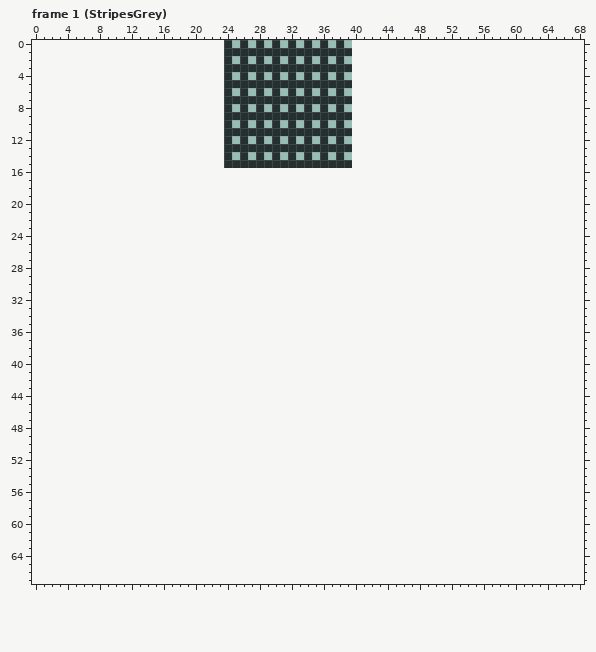
File history of a pixel-art file, src/demo/assets/atlas/tile.aseprite. That is the earlier state.
16x16 pixels, 3 frames. Shown: frame 1 (StripesGrey): x 0..68, y 0..67. The old version is drawn lined up with the new one, on the new canvas. The commit also changed other frames, which this record leaves out.
New version:
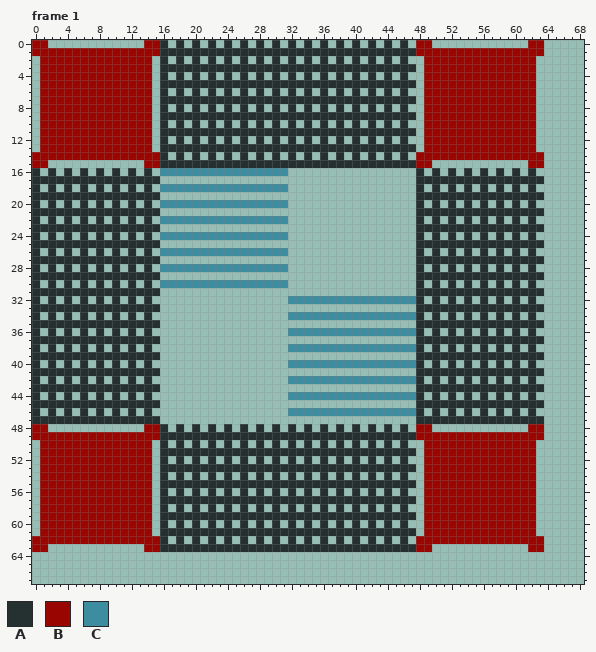
Palette (. is transparent): A #253130  B #990500  C #3d8da1
Difference:
canvas 16x16 -> 128x128, the old top-left corner now at 24,0
Changed rows in their new state; - is an unchanged pixel.
Frame 1:
first column x 0:
 0 BB------------BBA-A-A-A-----------------A-A-A-A-BB------------BB
 1 BBBBBBBBBBBBBBBBAAAAAAAA----------------AAAAAAAABBBBBBBBBBBBBBBB
 2 -BBBBBBBBBBBBBB-A-A-A-A-----------------A-A-A-A--BBBBBBBBBBBBBB-
 3 -BBBBBBBBBBBBBB-AAAAAAAA----------------AAAAAAAA-BBBBBBBBBBBBBB-
 4 -BBBBBBBBBBBBBB-A-A-A-A-----------------A-A-A-A--BBBBBBBBBBBBBB-
 5 -BBBBBBBBBBBBBB-AAAAAAAA----------------AAAAAAAA-BBBBBBBBBBBBBB-
 6 -BBBBBBBBBBBBBB-A-A-A-A-----------------A-A-A-A--BBBBBBBBBBBBBB-
 7 -BBBBBBBBBBBBBB-AAAAAAAA----------------AAAAAAAA-BBBBBBBBBBBBBB-
 8 -BBBBBBBBBBBBBB-A-A-A-A-----------------A-A-A-A--BBBBBBBBBBBBBB-
 9 -BBBBBBBBBBBBBB-AAAAAAAA----------------AAAAAAAA-BBBBBBBBBBBBBB-
10 -BBBBBBBBBBBBBB-A-A-A-A-----------------A-A-A-A--BBBBBBBBBBBBBB-
11 -BBBBBBBBBBBBBB-AAAAAAAA----------------AAAAAAAA-BBBBBBBBBBBBBB-
12 -BBBBBBBBBBBBBB-A-A-A-A-----------------A-A-A-A--BBBBBBBBBBBBBB-
13 -BBBBBBBBBBBBBB-AAAAAAAA----------------AAAAAAAA-BBBBBBBBBBBBBB-
14 BBBBBBBBBBBBBBBBA-A-A-A-----------------A-A-A-A-BBBBBBBBBBBBBBBB
15 BB------------BBAAAAAAAA----------------AAAAAAAABB------------BB
16 A-A-A-A-A-A-A-A-CCCCCCCCCCCCCCCC----------------A-A-A-A-A-A-A-A-
17 AAAAAAAAAAAAAAAA--------------------------------AAAAAAAAAAAAAAAA
18 A-A-A-A-A-A-A-A-CCCCCCCCCCCCCCCC----------------A-A-A-A-A-A-A-A-
19 AAAAAAAAAAAAAAAA--------------------------------AAAAAAAAAAAAAAAA
20 A-A-A-A-A-A-A-A-CCCCCCCCCCCCCCCC----------------A-A-A-A-A-A-A-A-
21 AAAAAAAAAAAAAAAA--------------------------------AAAAAAAAAAAAAAAA
22 A-A-A-A-A-A-A-A-CCCCCCCCCCCCCCCC----------------A-A-A-A-A-A-A-A-
23 AAAAAAAAAAAAAAAA--------------------------------AAAAAAAAAAAAAAAA
24 A-A-A-A-A-A-A-A-CCCCCCCCCCCCCCCC----------------A-A-A-A-A-A-A-A-
25 AAAAAAAAAAAAAAAA--------------------------------AAAAAAAAAAAAAAAA
26 A-A-A-A-A-A-A-A-CCCCCCCCCCCCCCCC----------------A-A-A-A-A-A-A-A-
27 AAAAAAAAAAAAAAAA--------------------------------AAAAAAAAAAAAAAAA
28 A-A-A-A-A-A-A-A-CCCCCCCCCCCCCCCC----------------A-A-A-A-A-A-A-A-
29 AAAAAAAAAAAAAAAA--------------------------------AAAAAAAAAAAAAAAA
30 A-A-A-A-A-A-A-A-CCCCCCCCCCCCCCCC----------------A-A-A-A-A-A-A-A-
31 AAAAAAAAAAAAAAAA--------------------------------AAAAAAAAAAAAAAAA
32 A-A-A-A-A-A-A-A-----------------CCCCCCCCCCCCCCCCA-A-A-A-A-A-A-A-
33 AAAAAAAAAAAAAAAA--------------------------------AAAAAAAAAAAAAAAA
34 A-A-A-A-A-A-A-A-----------------CCCCCCCCCCCCCCCCA-A-A-A-A-A-A-A-
35 AAAAAAAAAAAAAAAA--------------------------------AAAAAAAAAAAAAAAA
36 A-A-A-A-A-A-A-A-----------------CCCCCCCCCCCCCCCCA-A-A-A-A-A-A-A-
37 AAAAAAAAAAAAAAAA--------------------------------AAAAAAAAAAAAAAAA
38 A-A-A-A-A-A-A-A-----------------CCCCCCCCCCCCCCCCA-A-A-A-A-A-A-A-
39 AAAAAAAAAAAAAAAA--------------------------------AAAAAAAAAAAAAAAA
40 A-A-A-A-A-A-A-A-----------------CCCCCCCCCCCCCCCCA-A-A-A-A-A-A-A-
41 AAAAAAAAAAAAAAAA--------------------------------AAAAAAAAAAAAAAAA
42 A-A-A-A-A-A-A-A-----------------CCCCCCCCCCCCCCCCA-A-A-A-A-A-A-A-
43 AAAAAAAAAAAAAAAA--------------------------------AAAAAAAAAAAAAAAA
44 A-A-A-A-A-A-A-A-----------------CCCCCCCCCCCCCCCCA-A-A-A-A-A-A-A-
45 AAAAAAAAAAAAAAAA--------------------------------AAAAAAAAAAAAAAAA
46 A-A-A-A-A-A-A-A-----------------CCCCCCCCCCCCCCCCA-A-A-A-A-A-A-A-
47 AAAAAAAAAAAAAAAA--------------------------------AAAAAAAAAAAAAAAA
48 BB------------BBA-A-A-A-A-A-A-A-A-A-A-A-A-A-A-A-BB------------BB
49 BBBBBBBBBBBBBBBBAAAAAAAAAAAAAAAAAAAAAAAAAAAAAAAABBBBBBBBBBBBBBBB
50 -BBBBBBBBBBBBBB-A-A-A-A-A-A-A-A-A-A-A-A-A-A-A-A--BBBBBBBBBBBBBB-
51 -BBBBBBBBBBBBBB-AAAAAAAAAAAAAAAAAAAAAAAAAAAAAAAA-BBBBBBBBBBBBBB-
52 -BBBBBBBBBBBBBB-A-A-A-A-A-A-A-A-A-A-A-A-A-A-A-A--BBBBBBBBBBBBBB-
53 -BBBBBBBBBBBBBB-AAAAAAAAAAAAAAAAAAAAAAAAAAAAAAAA-BBBBBBBBBBBBBB-
54 -BBBBBBBBBBBBBB-A-A-A-A-A-A-A-A-A-A-A-A-A-A-A-A--BBBBBBBBBBBBBB-
55 -BBBBBBBBBBBBBB-AAAAAAAAAAAAAAAAAAAAAAAAAAAAAAAA-BBBBBBBBBBBBBB-
56 -BBBBBBBBBBBBBB-A-A-A-A-A-A-A-A-A-A-A-A-A-A-A-A--BBBBBBBBBBBBBB-
57 -BBBBBBBBBBBBBB-AAAAAAAAAAAAAAAAAAAAAAAAAAAAAAAA-BBBBBBBBBBBBBB-
58 -BBBBBBBBBBBBBB-A-A-A-A-A-A-A-A-A-A-A-A-A-A-A-A--BBBBBBBBBBBBBB-
59 -BBBBBBBBBBBBBB-AAAAAAAAAAAAAAAAAAAAAAAAAAAAAAAA-BBBBBBBBBBBBBB-
60 -BBBBBBBBBBBBBB-A-A-A-A-A-A-A-A-A-A-A-A-A-A-A-A--BBBBBBBBBBBBBB-
61 -BBBBBBBBBBBBBB-AAAAAAAAAAAAAAAAAAAAAAAAAAAAAAAA-BBBBBBBBBBBBBB-
62 BBBBBBBBBBBBBBBBA-A-A-A-A-A-A-A-A-A-A-A-A-A-A-A-BBBBBBBBBBBBBBBB
63 BB------------BBAAAAAAAAAAAAAAAAAAAAAAAAAAAAAAAABB------------BB
Where, in picture pixels (left, top, right, bottom), the same in both pictures:
added: (32, 40, 544, 552)
